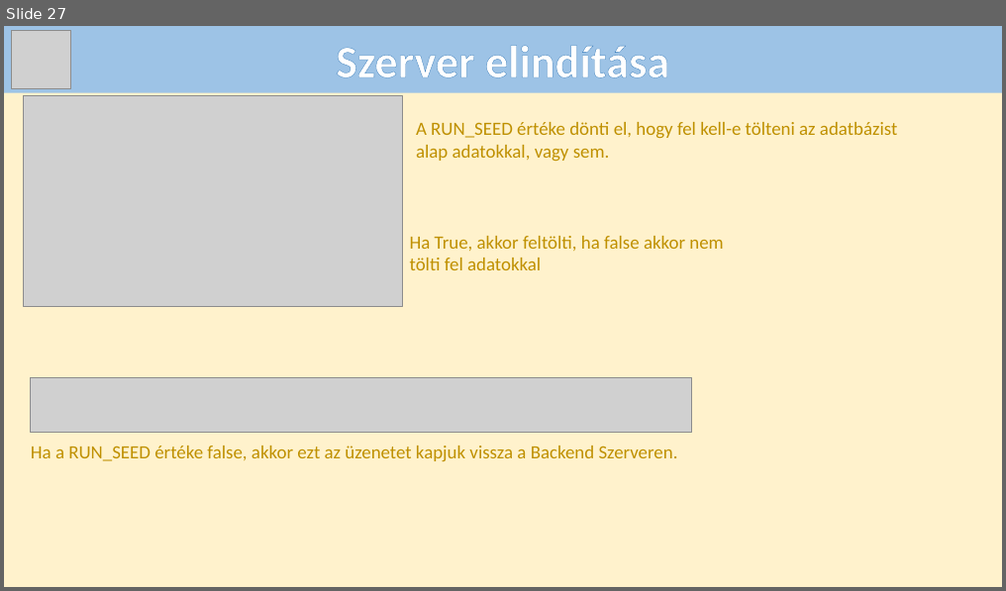
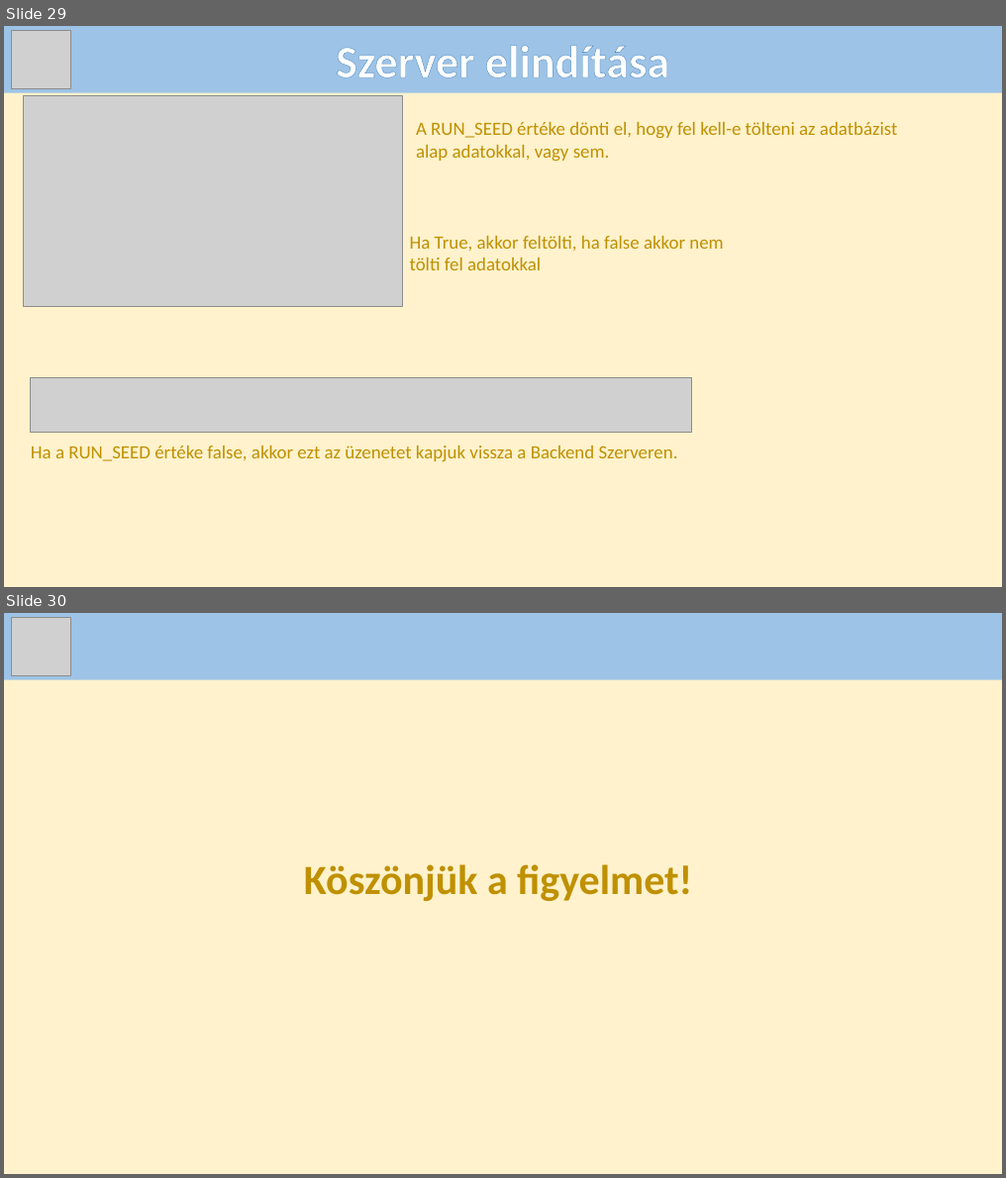
Before and after one commit to Andras-12c/Dozsa-Csarda, a slide deck: DózsaCsárda_PA_FB_PG.pptx. Shown one above the other, each under a label of ours: slide 27 before the commit, slides 29 and 30 after it. The pictures are 1006x591 and 1006x1178 pixels, drawn with LibreOffice and Linux fonts; fonts in the diff are those of the drawing; grey boxes stand for pictures. Boxes give left, top, right and bottom in pixels: in the first picture for what was removed or moved away, otherwise in the second. Text is boxed around its words. In the diff, an @@ line names an element or a change of style, - is before the commit and + after.

```diff
--- a/DózsaCsárda_PA_FB_PG.pptx
+++ b/DózsaCsárda_PA_FB_PG.pptx
@@ slide 30 added at (4, 613, 1002, 1174), background #FFF2CC @@
@@ rectangle added at (4, 613, 1002, 680), fill #9DC3E6 @@
@@ picture added at (12, 618, 70, 675) @@
@@ text added at (304, 864, 692, 901), 40 pt, text #BF9000, bold @@
+Köszönjük a figyelmet!
@@ what was slide 27 is now slide 29 @@
```
Also in this commit, not shown: 2 other slides added.
